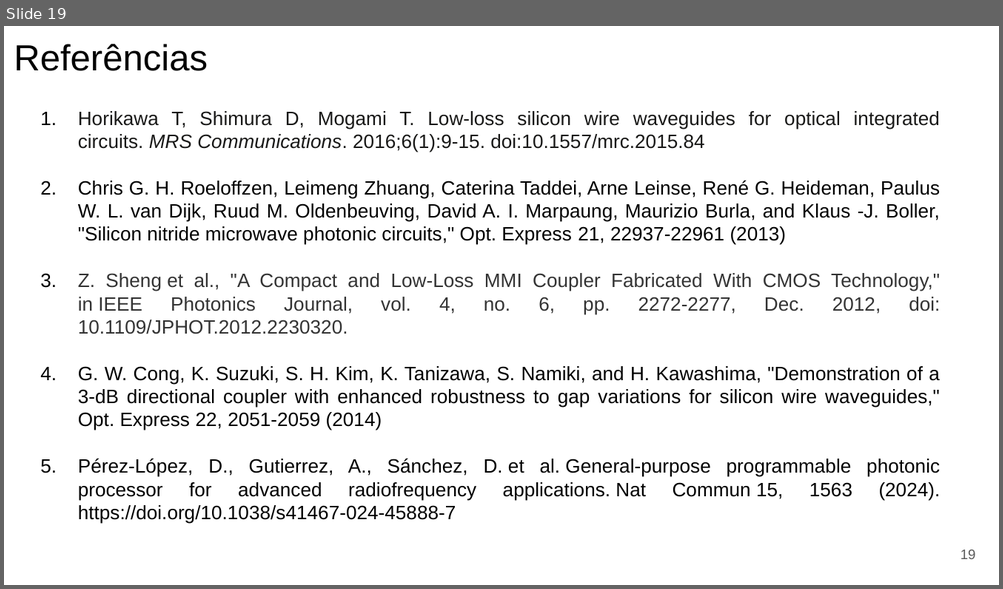
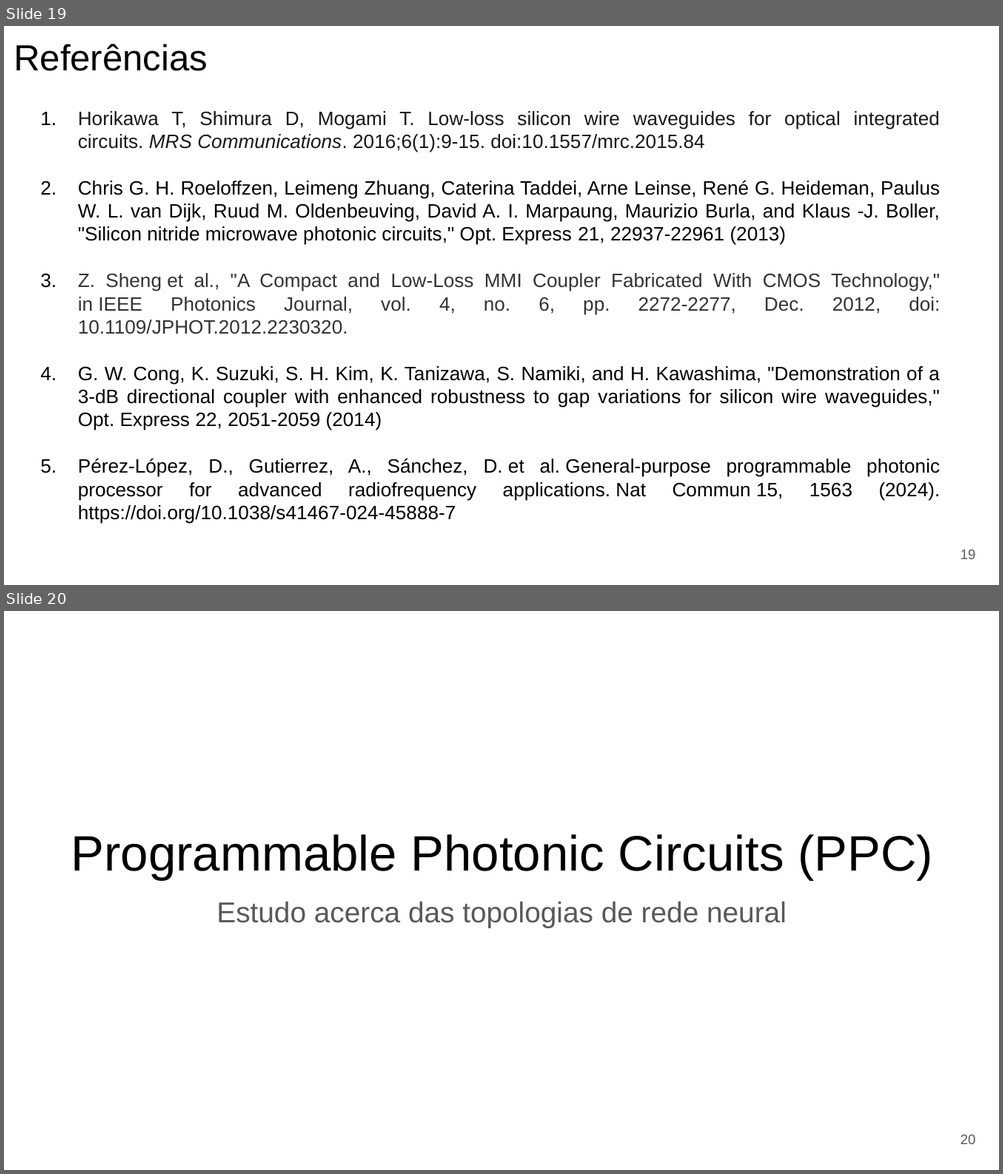
Before and after one commit to CaioRodrigues200/Programmable-Multifunctional-Circuit, a slide deck: Documentation/PPC_Report.pptx. Shown one above the other, each under a label of ours: slide 19 before the commit, slides 19 and 20 after it. The pictures are 1003x589 and 1003x1174 pixels, drawn with LibreOffice and Linux fonts; fonts in the diff are those of the drawing. Boxes give left, top, right and bottom in pixels: in the first picture for what was removed or moved away, otherwise in the second. Text is boxed around its words. In the diff, an @@ line names an element or a change of style, - is before the commit and + after.

Commit message:
Neural Network Topology Analysis

```diff
--- a/Documentation/PPC_Report.pptx
+++ b/Documentation/PPC_Report.pptx
@@ slide 20 added at (4, 611, 999, 1170), background #FFFFFF @@
@@ text added at (71, 834, 933, 880), 36 pt, text #000000 @@
+Programmable Photonic Circuits (PPC)
@@ text added at (216, 902, 786, 928), 20.8 pt, text #595959 @@
+Estudo acerca das topologias de rede neural
@@ page number added at (960, 1135, 976, 1145), 10 pt, text #595959 @@
+20
```
Also in this commit, not shown: 1 slide changed, 5 other slides added.
